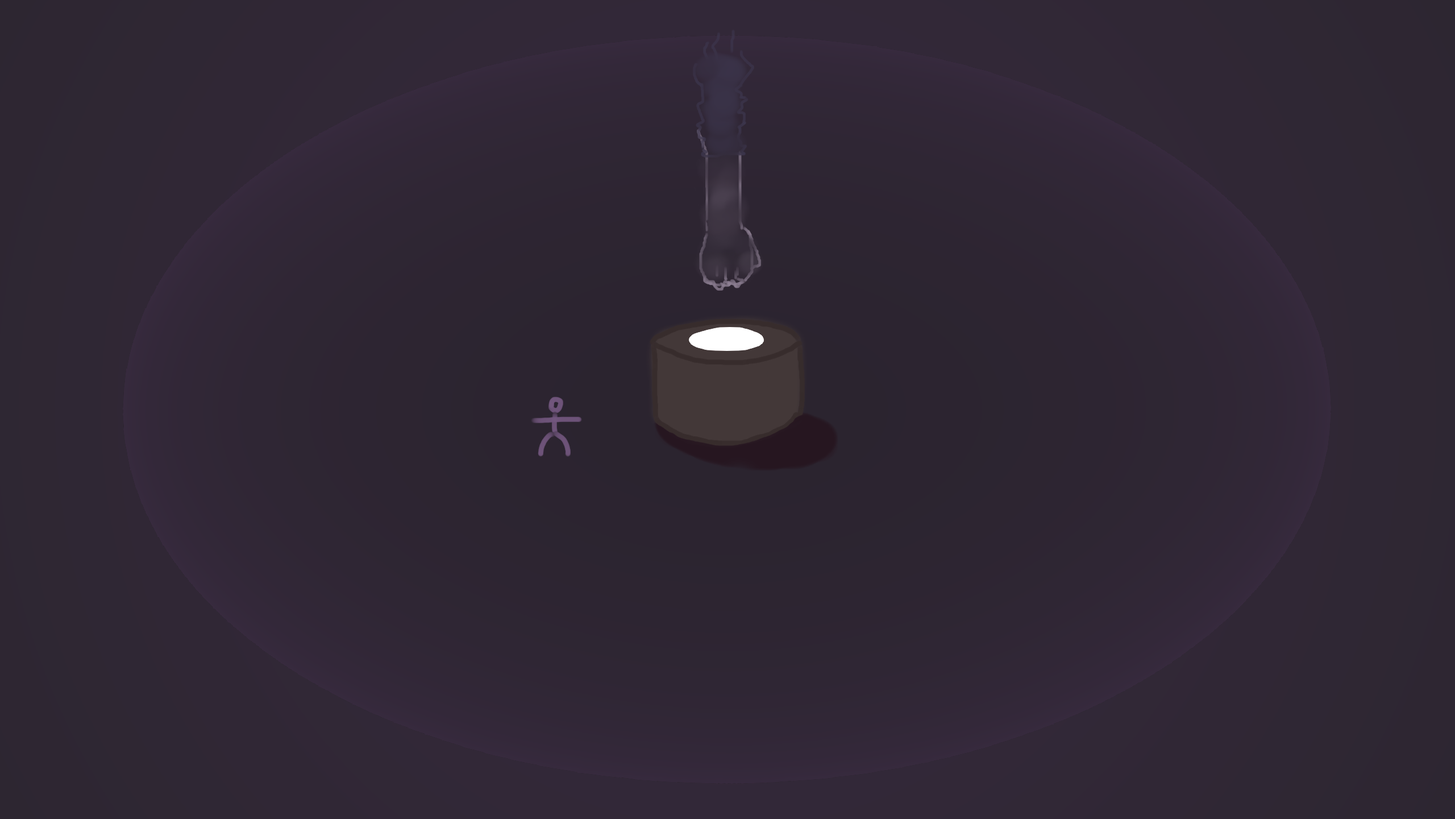
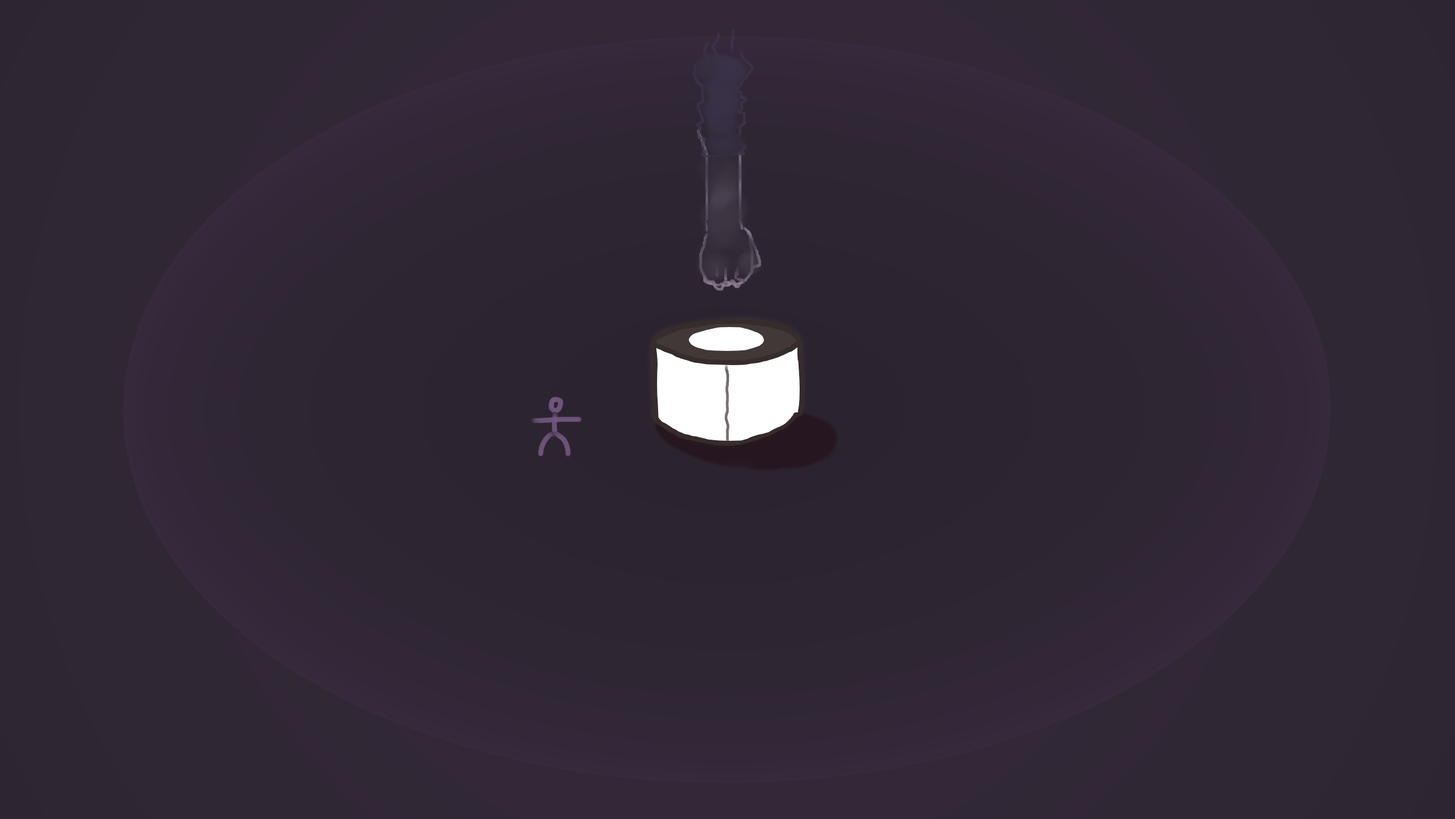
Revision of a layered 1455 × 819 image; what changed, layer by layer:
added layer "SignalLine" above "SignalFrame" over [691, 363, 765, 441]
added layer "SignalFrame" above "ButtonBox" over [656, 347, 800, 441]
